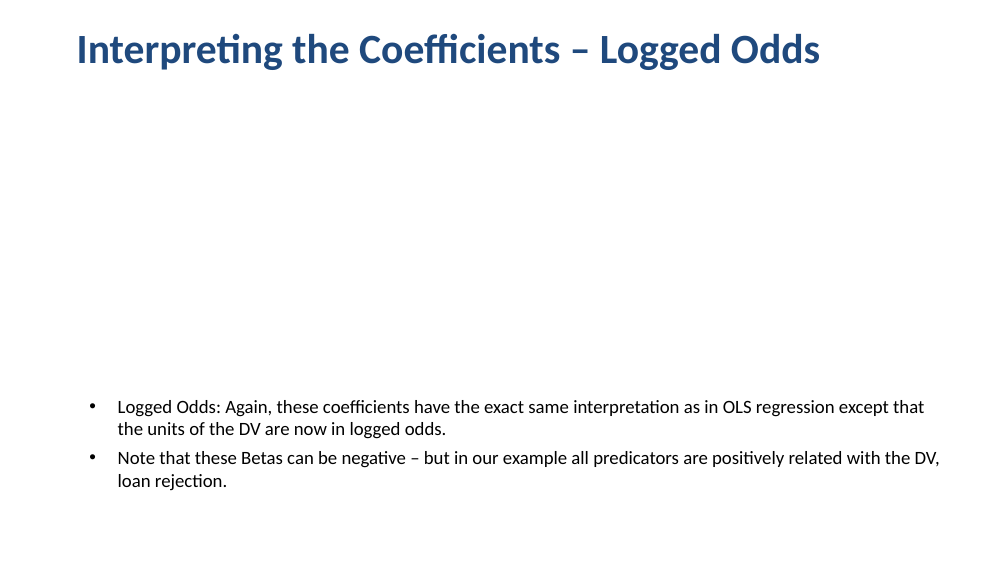
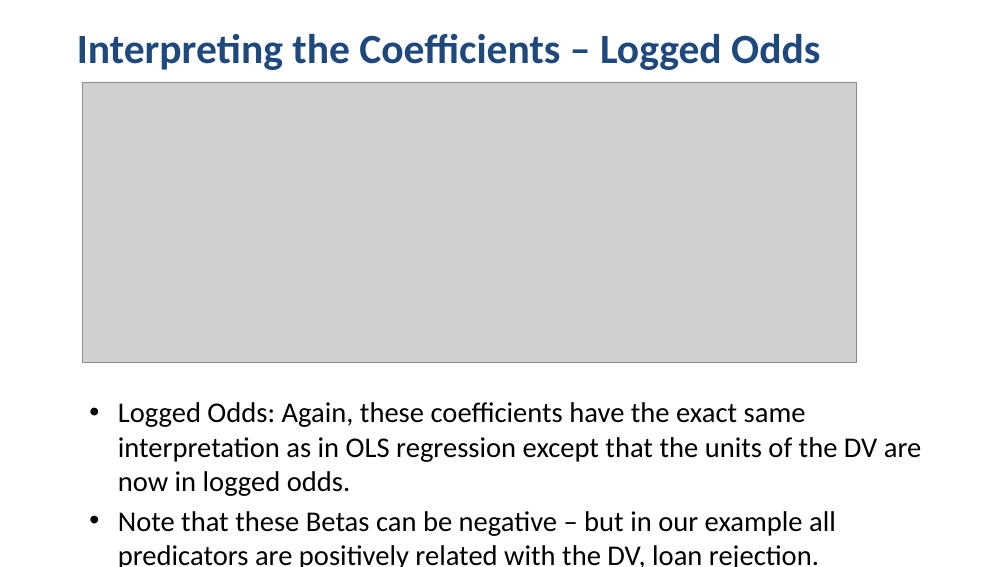
Before and after one commit to alexkcode/pa-541, a slide deck: slide 7 of PA_541_Week_13_PanelDataPart1_PooledCrossSect_STUDENT.pptx. Drawn at 1008x567 pixels with LibreOffice and Linux fonts; fonts in the diff are those of the drawing; grey boxes stand for pictures. Boxes give left, top, right and bottom in pixels: in the first picture for what was removed or moved away, otherwise in the second. Text is boxed around its words. In the diff, an @@ line names an element or a change of style, - is before the commit and + after.

```diff
--- a/PA_541_Week_13_PanelDataPart1_PooledCrossSect_STUDENT.pptx
+++ b/PA_541_Week_13_PanelDataPart1_PooledCrossSect_STUDENT.pptx
@@ picture added at [82, 82, 857, 362] @@
@@ text "Logged Odds: Again, these coefficients ..." at [118, 402, 921, 567]: size 17.9 to 27.2 pt; indent changed @@
```
Also in this commit, not shown: 52 other slides changed, 2 slides added, 2 slides removed, 10 other files.
